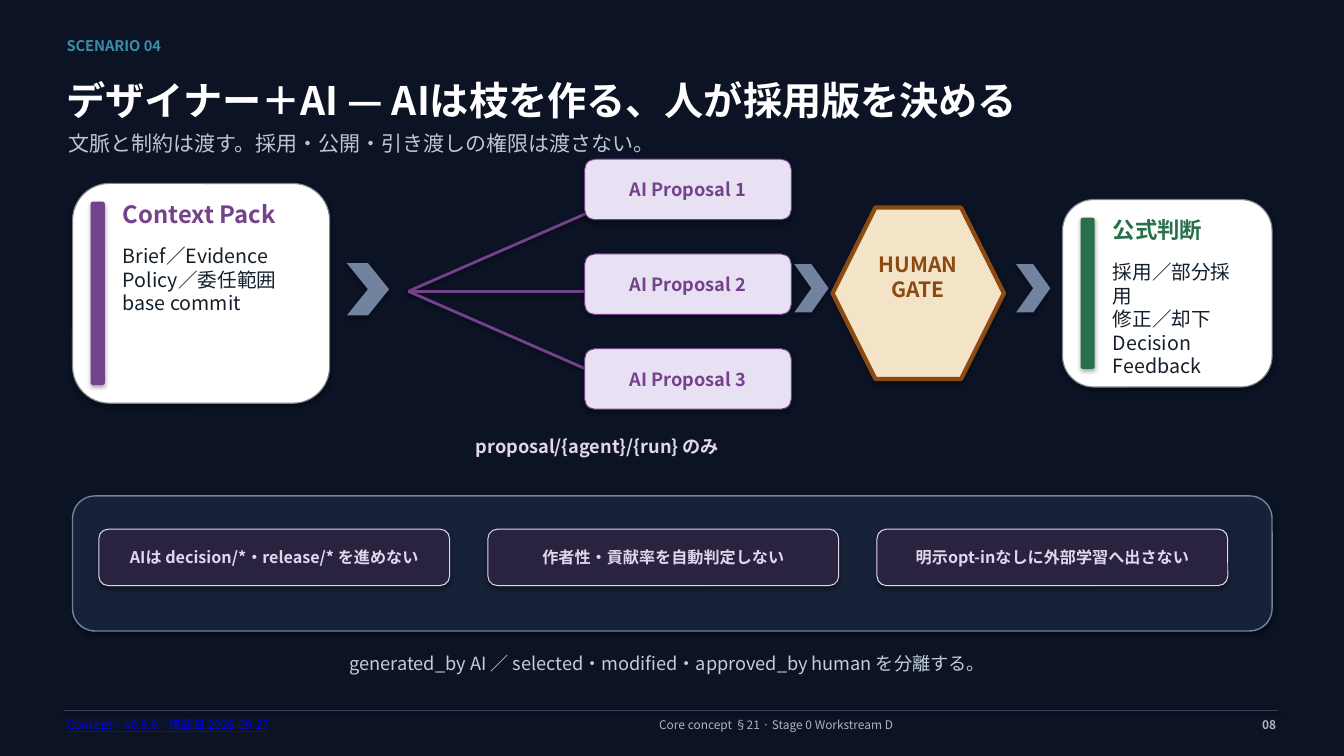
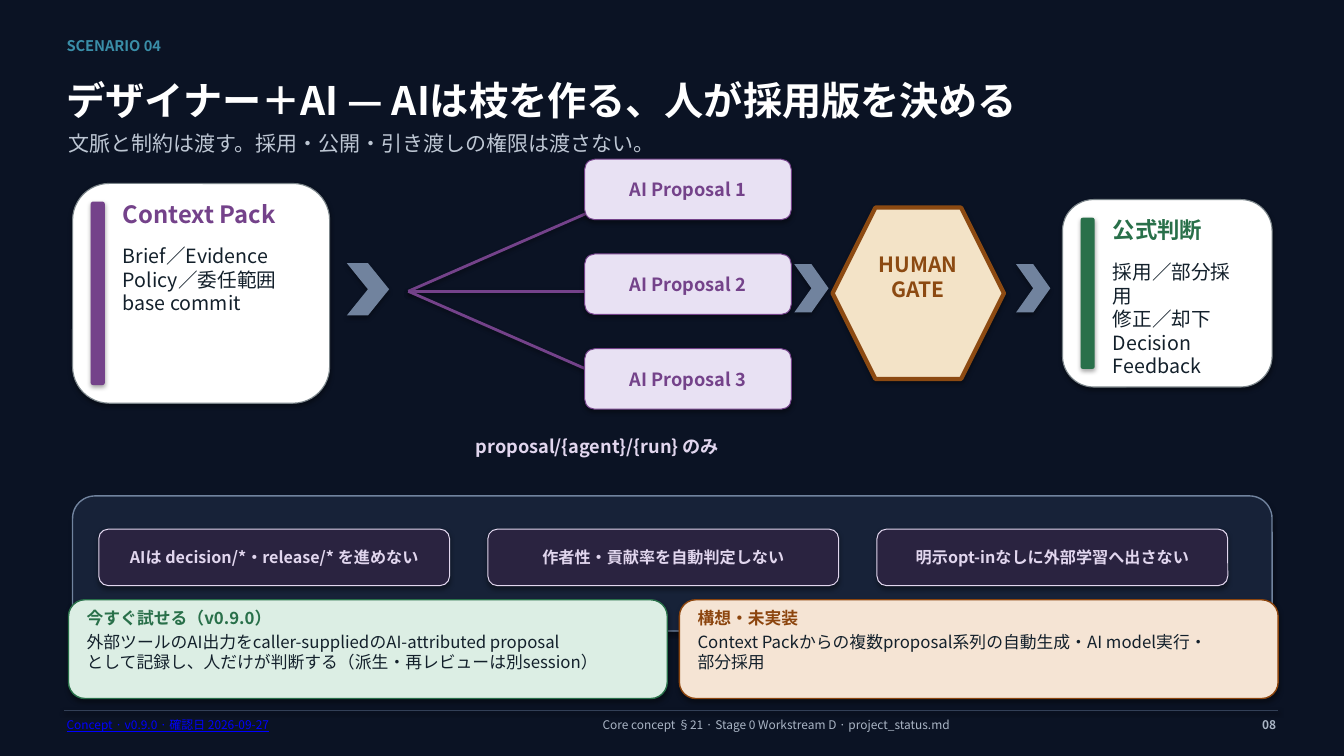
Before and after one commit to howlrs/synapsegit, a slide deck: slide 8 of docs/presentations/synapsegit_user_scenarios_ja.pptx. Drawn at 1344x756 pixels with LibreOffice and Linux fonts; fonts in the diff are those of the drawing. Boxes give left, top, right and bottom in pixels: in the first picture for what was removed or moved away, otherwise in the second. Text is boxed around its words. In the diff, an @@ line names an element or a change of style, - is before the commit and + after.

```diff
--- a/docs/presentations/synapsegit_user_scenarios_ja.pptx
+++ b/docs/presentations/synapsegit_user_scenarios_ja.pptx
@@ rounded rectangle added at [69, 600, 667, 699], fill #DCEEE4, outline #29704A 1 pt @@
@@ text added at [87, 609, 272, 626], 12 pt, text #29704A, bold @@
+今すぐ試せる（v0.9.0）
@@ rounded rectangle added at [680, 600, 1278, 699], fill #F5E4D4, outline #8C450E 1 pt @@
@@ text added at [698, 609, 799, 626], 12 pt, text #8C450E, bold @@
+構想・未実装
@@ text added at [87, 634, 598, 670], 12 pt, text #13202B @@
+外部ツールのAI出力をcaller-suppliedのAI-attributed proposal
+として記録し、人だけが判断する（派生・再レビューは別session）
@@ text removed at [350, 654, 985, 675] @@
-generated_by AI ／ selected・modified・approved_by human を分離する。
@@ text added at [698, 634, 1207, 670], 12 pt, text #13202B @@
+Context Packからの複数proposal系列の自動生成・AI model実行・
+部分採用
@@ text at [603, 719, 949, 732]: text changed @@
-Core concept §21 · Stage 0 Workstream D
+Core concept §21 · Stage 0 Workstream D · project_status.md
```
Also in this commit, not shown: 8 other slides changed, 2 other files.
